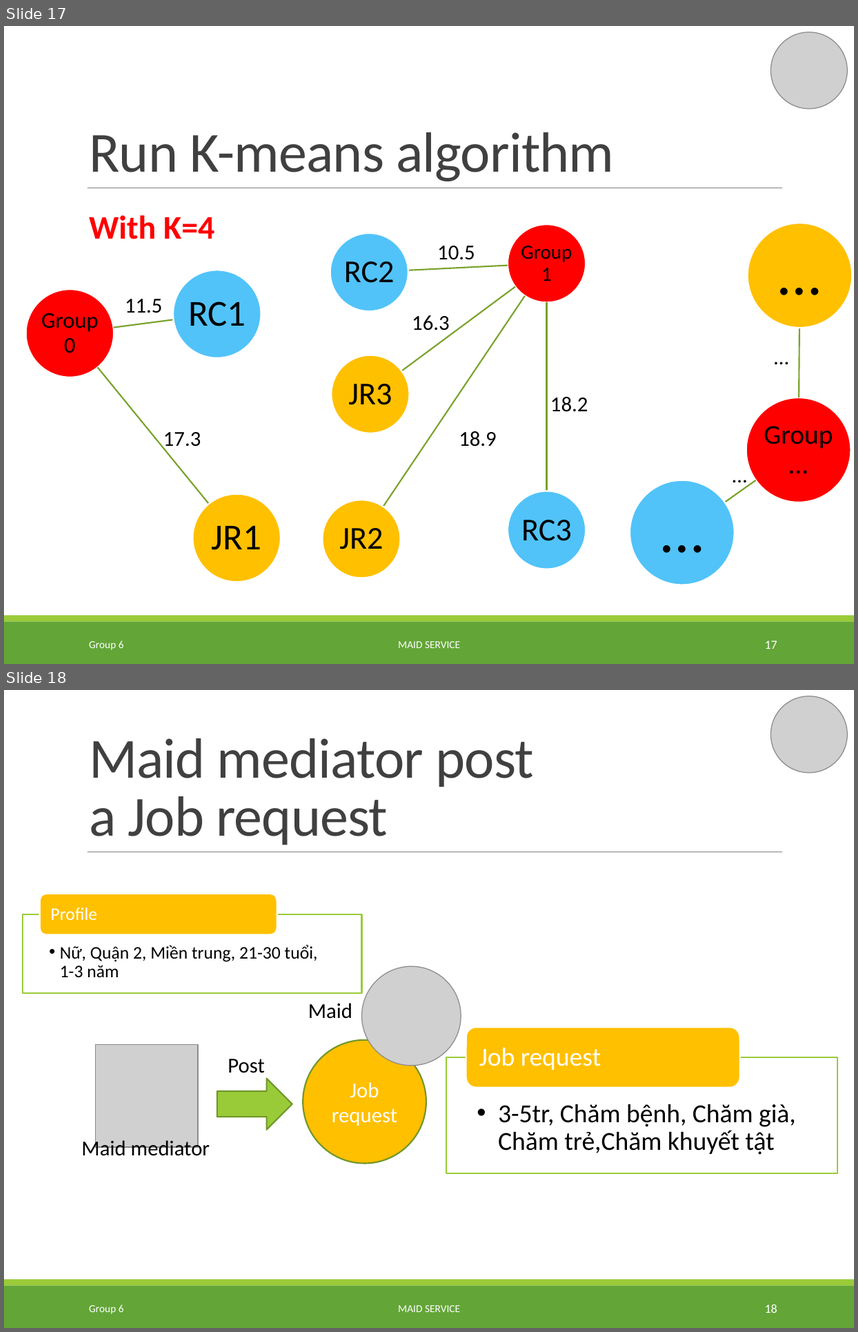
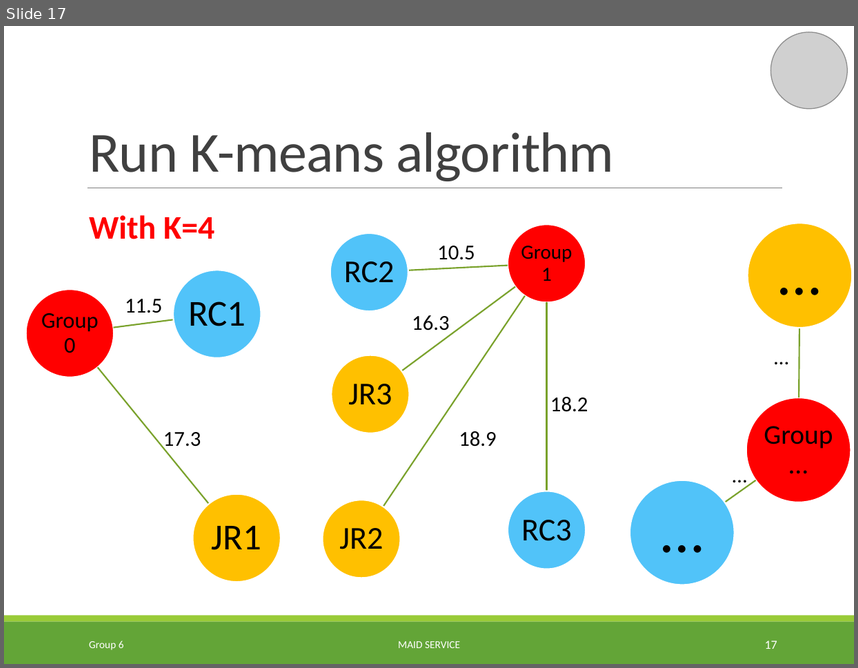
Before and after one commit to TuanBT/ms-website, a slide deck: Presentation/MS_Slide.pptx. Shown one above the other, each under a label of ours: slides 17 and 18 before the commit, slide 17 after it. The pictures are 858x1332 and 858x668 pixels, drawn with LibreOffice and Linux fonts; fonts in the diff are those of the drawing; grey boxes stand for pictures. Boxes give left, top, right and bottom in pixels: in the first picture for what was removed or moved away, otherwise in the second. Text is boxed around its words. In the diff, an @@ line names an element or a change of style, - is before the commit and + after.

```diff
--- a/Presentation/MS_Slide.pptx
+++ b/Presentation/MS_Slide.pptx
@@ slide 18 removed at <box>4,690,854,1328</box>, background #FFFFFF; not listed: 3 template elements that a slide beside it also shows @@
@@ picture removed at <box>771,696,847,773</box> @@
@@ title removed at <box>89,738,533,845</box> @@
-Maid mediator post
-a Job request
@@ group removed at <box>23,893,362,994</box>: 2 texts, 1 rectangle, 1 rounded rectangle @@
-  •• Nữ, Quận 2, Miền trung, 21-30 tuổi, 1-3 năm
-Profile
@@ picture removed at <box>362,966,461,1066</box> @@
@@ text removed at <box>308,1003,352,1018</box> @@
-Maid
@@ ellipse removed at <box>303,1039,426,1163</box> @@
-Job request
@@ picture removed at <box>96,1045,199,1147</box> @@
@@ text removed at <box>228,1058,264,1073</box> @@
-Post
@@ group removed at <box>447,1027,838,1173</box>: 2 texts, 1 rectangle, 1 rounded rectangle @@
-  •• 3-5tr, Chăm bệnh, Chăm già, Chăm trẻ,Chăm khuyết tật
-Job request
@@ right arrow removed at <box>217,1078,292,1130</box> @@
@@ text removed at <box>81,1137,210,1161</box> @@
-Maid mediator
@@ text removed at <box>89,1304,124,1314</box> @@
-Group 6
@@ text removed at <box>398,1305,460,1312</box> @@
-MAID SERVICE
@@ page number removed at <box>765,1304,777,1312</box> @@
-18
```
Also in this commit, not shown: 2 slides changed, 1 other slide removed.
